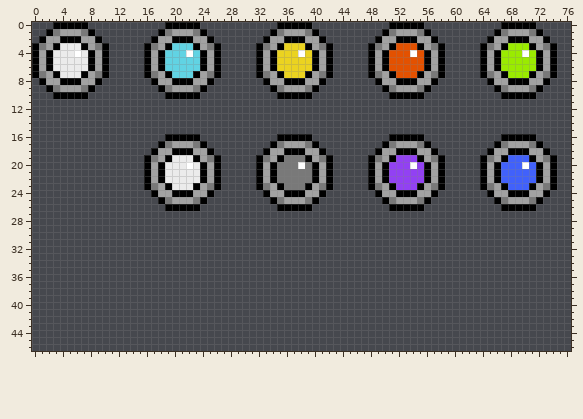
Two states of a pixel-art file, assets/images/mana-gems.aseprite. This is how it looked before the edit.
80x80 pixels, 1 frame. Shown: x 0..76, y 0..46.
After:
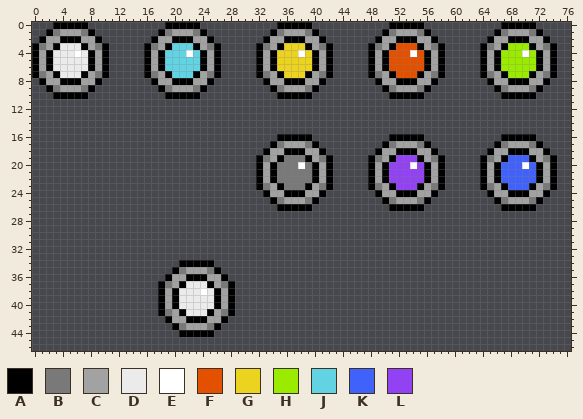
Palette (. is transparent): A #000000  B #797979  C #a2a2a2  D #ebebeb  E #ffffff  F #e35100  G #ebd320  H #9aeb00  J #61d3e3  K #4161fb  L #9241f3
Message: Add animated cursor to gem wheel
From old to new:
Changed rows in their new state; - is an unchanged pixel.
first column x 16:
16 ---.....---
17 --.......--
18 -.........-
19 ...........
20 ...........
21 ...........
22 ...........
23 ...........
24 -.........-
25 --.......--
26 ---.....---
first column x 18:
34 ---AAAAA---
35 --ABCCCBA--
36 -ACCAAACCA-
37 ABCADDDACBA
38 ACADDDEDACA
39 ACADDDDDACA
40 ACADDDDDACA
41 ABCADDDACBA
42 -ACCAAACCA-
43 --ABCCCBA--
44 ---AAAAA---
Changed places in both pictures, as pixel boxes (x1, y1, x2, y2):
erased: (144, 134, 221, 211)
added: (158, 260, 235, 337)
